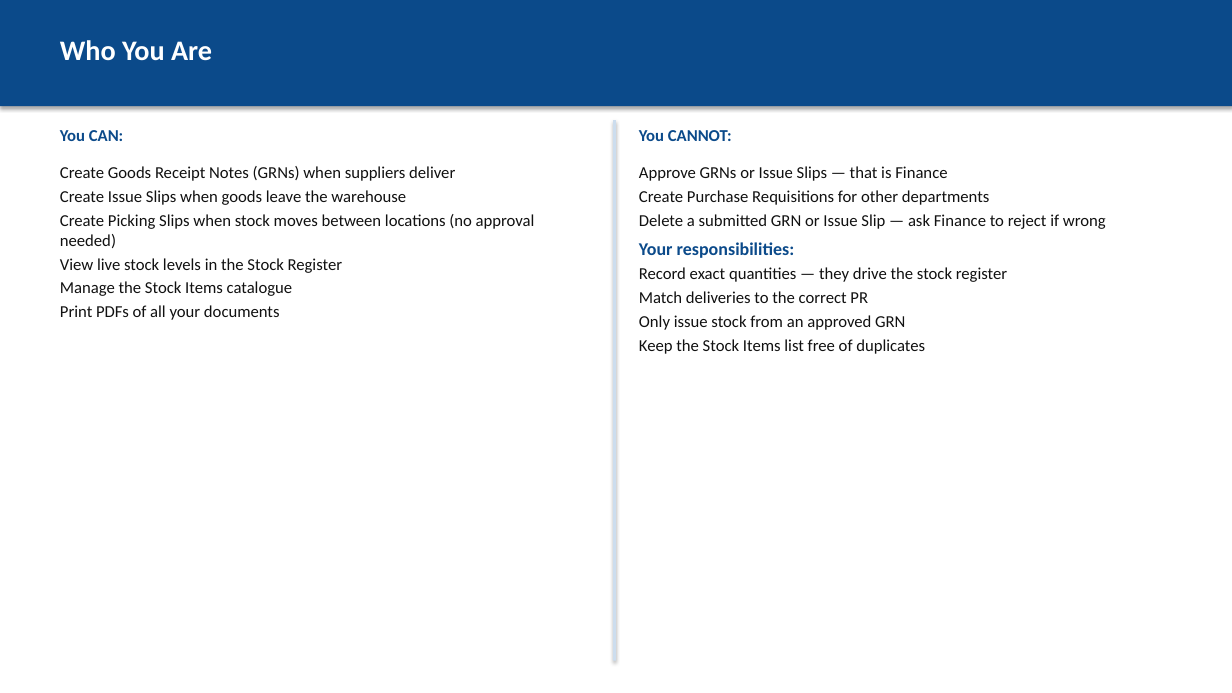
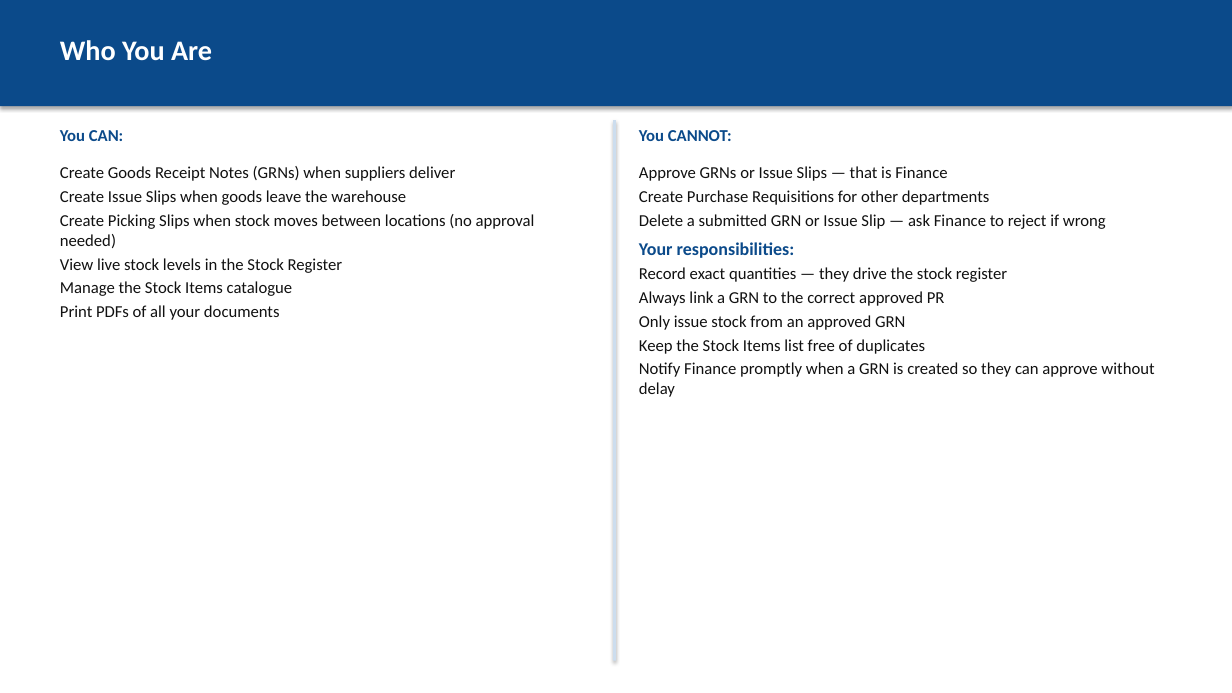
Before and after one commit to hetchsol/pras, a slide deck: slide 2 of docs/user-manual/06-stores-user.pptx. Drawn at 1232x693 pixels with LibreOffice and Linux fonts; fonts in the diff are those of the drawing. Boxes give left, top, right and bottom in pixels: in the first picture for what was removed or moved away, otherwise in the second. Text is boxed around its words. In the diff, an @@ line names an element or a change of style, - is before the commit and + after.

```diff
--- a/docs/user-manual/06-stores-user.pptx
+++ b/docs/user-manual/06-stores-user.pptx
@@ text at (639,291,945,306): text changed @@
-Match deliveries to the correct PR
+Always link a GRN to the correct approved PR
@@ text at (639,362,1154,397): paragraph added @@
+Notify Finance promptly when a GRN is created so they can approve without delay
```
Also in this commit, not shown: 4 other slides changed, 2 slides added, 2 other files.
